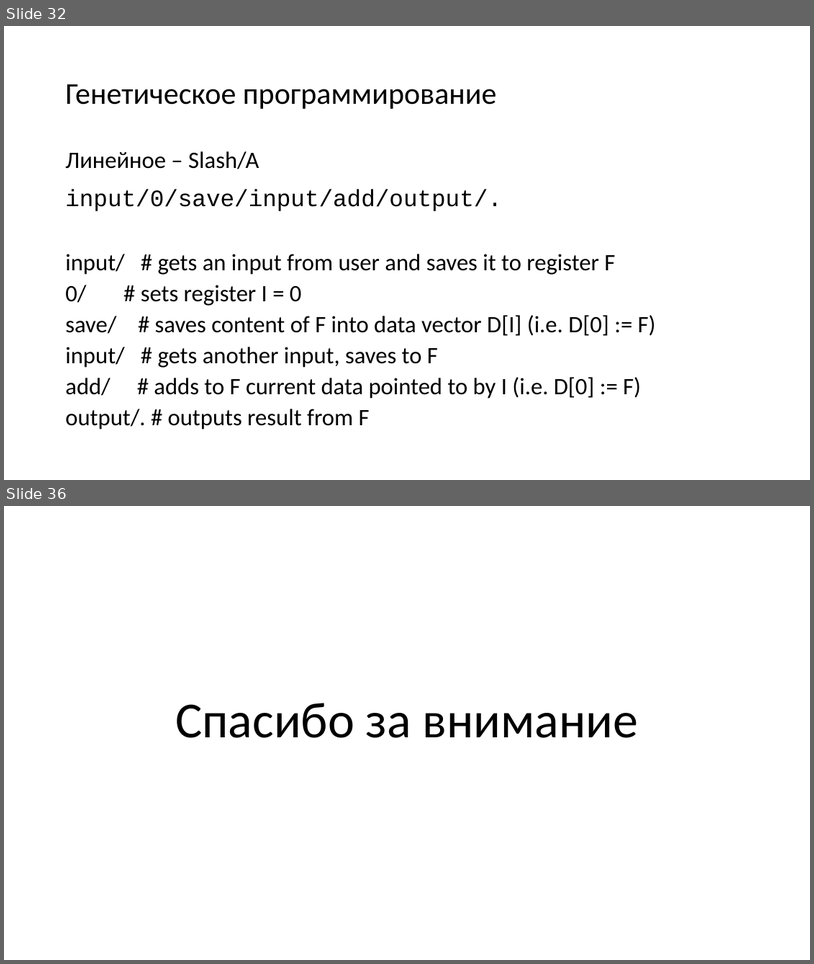
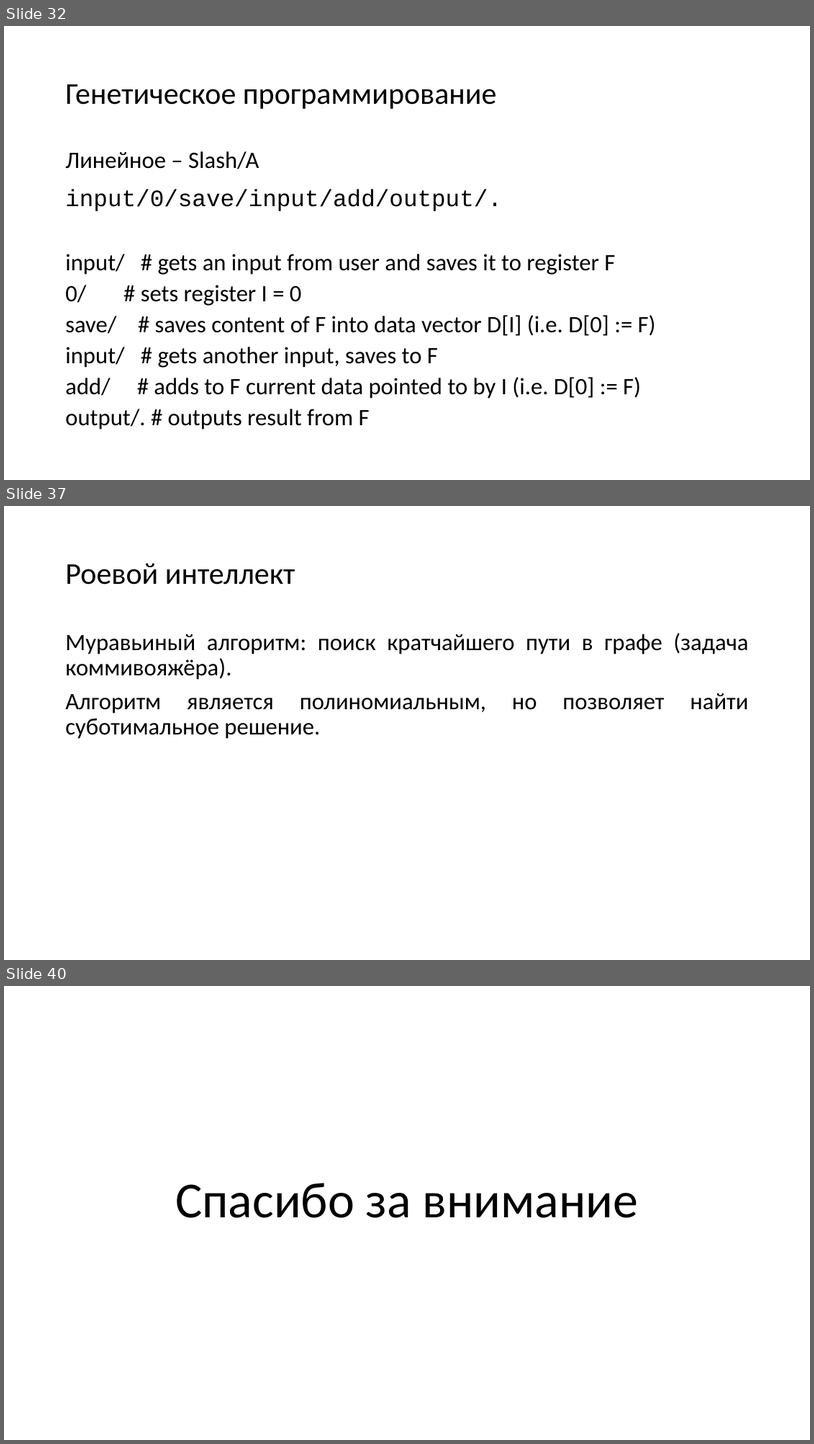
Before and after one commit to mosalov/AI_main_lectures, a slide deck: Лекция 15.pptx. Shown one above the other, each under a label of ours: slides 32 and 36 before the commit, slides 32, 37 and 40 after it; the slides between them are not shown. The pictures are 814x964 and 814x1444 pixels, drawn with LibreOffice and Linux fonts; fonts in the diff are those of the drawing. Boxes give left, top, right and bottom in pixels: in the first picture for what was removed or moved away, otherwise in the second. Text is boxed around its words. In the diff, an @@ line names an element or a change of style, - is before the commit and + after.

```diff
--- a/Лекция 15.pptx
+++ b/Лекция 15.pptx
@@ slide 37 added at (4,506,810,960), background #FFFFFF @@
@@ title added at (65,563,296,584), 36 pt, text #000000 @@
+Роевой интеллект
@@ text added at (65,633,748,739), 28 pt, text #000000 @@
+Муравьиный алгоритм: поиск кратчайшего пути в графе (задача коммивояжёра).
+Алгоритм является полиномиальным, но позволяет найти суботимальное решение.
@@ what was slide 36 is now slide 40 @@
```
Also in this commit, not shown: 4 slides changed, 3 other slides added, 1 other file.
